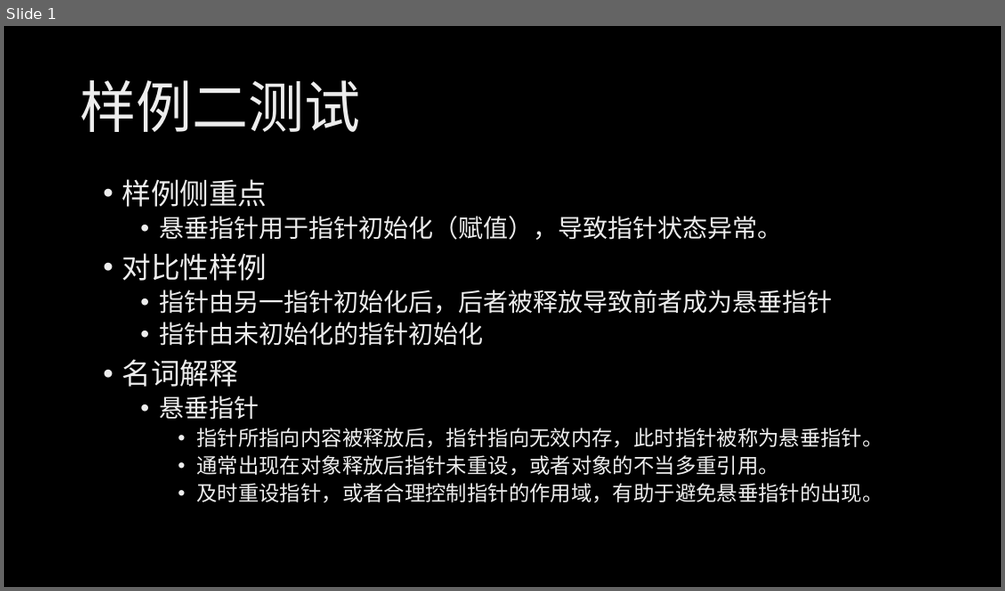
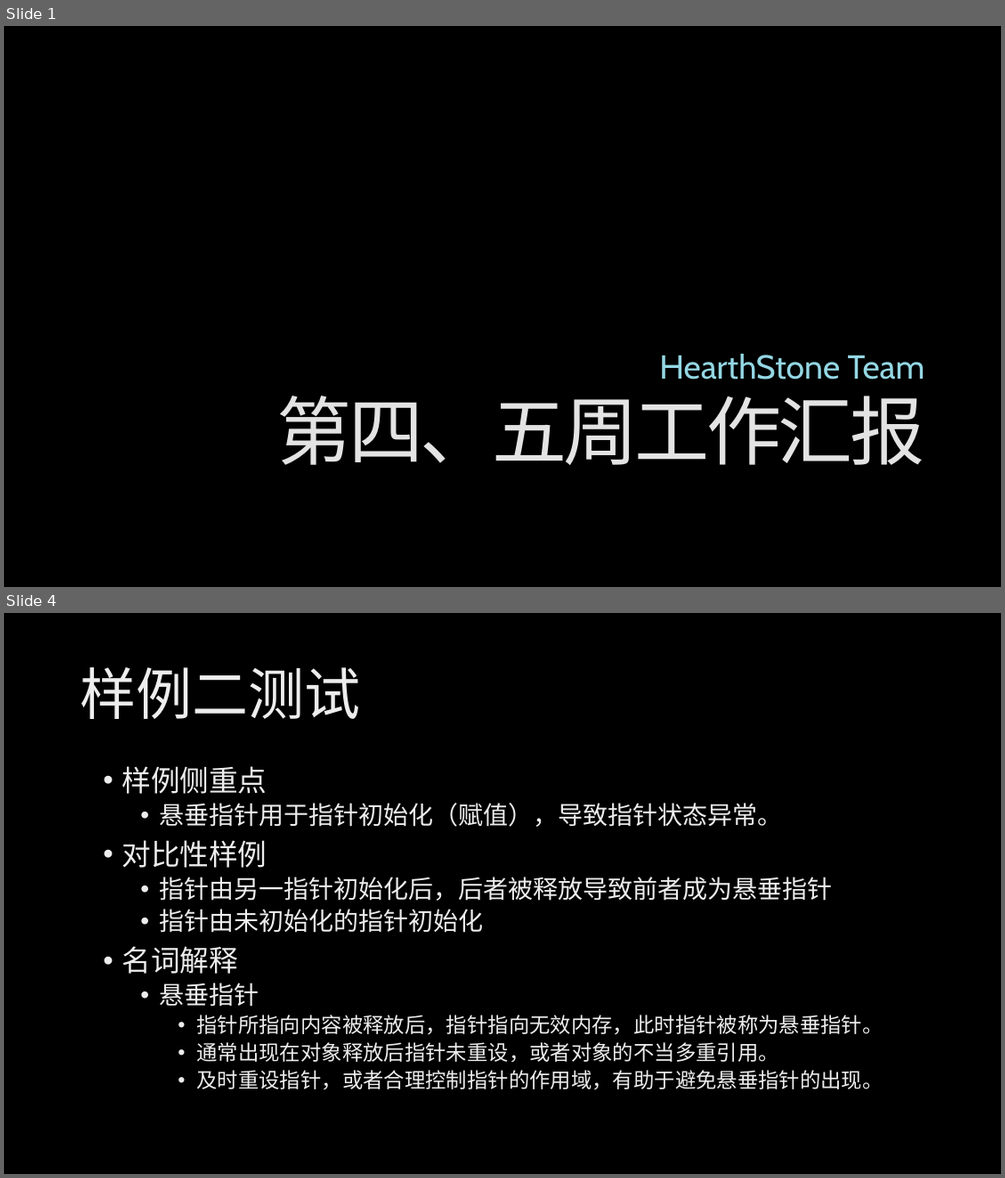
Before and after one commit to HSCppcheck/Cppcheck, a slide deck: 汇报/第四、五周工作汇报.pptx. Shown one above the other, each under a label of ours: slide 1 before the commit, slides 1 and 4 after it; the slides between them are not shown. The pictures are 1005x591 and 1005x1178 pixels, drawn with LibreOffice and Linux fonts; fonts in the diff are those of the drawing; background and template pictures are left out. Boxes give left, top, right and bottom in pixels: in the first picture for what was removed or moved away, otherwise in the second. Text is boxed around its words. In the diff, an @@ line names an element or a change of style, - is before the commit and + after.

```diff
--- a/汇报/第四、五周工作汇报.pptx
+++ b/汇报/第四、五周工作汇报.pptx
@@ slide 1 added at box(4, 26, 1001, 587), background picture (left out) @@
@@ subtitle added at box(659, 354, 925, 379), 32 pt, text gradient #9FDBE7 to #94D7E4 to #BFE7EF to #FFFFFF @@
+HearthStone Team
@@ title added at box(277, 395, 925, 465), 72 pt, text gradient #969696 to #E3E3E3 to #FFFFFF @@
+第四、五周工作汇报
@@ what was slide 1 is now slide 4 @@
```
Also in this commit, not shown: 9 other slides added.
